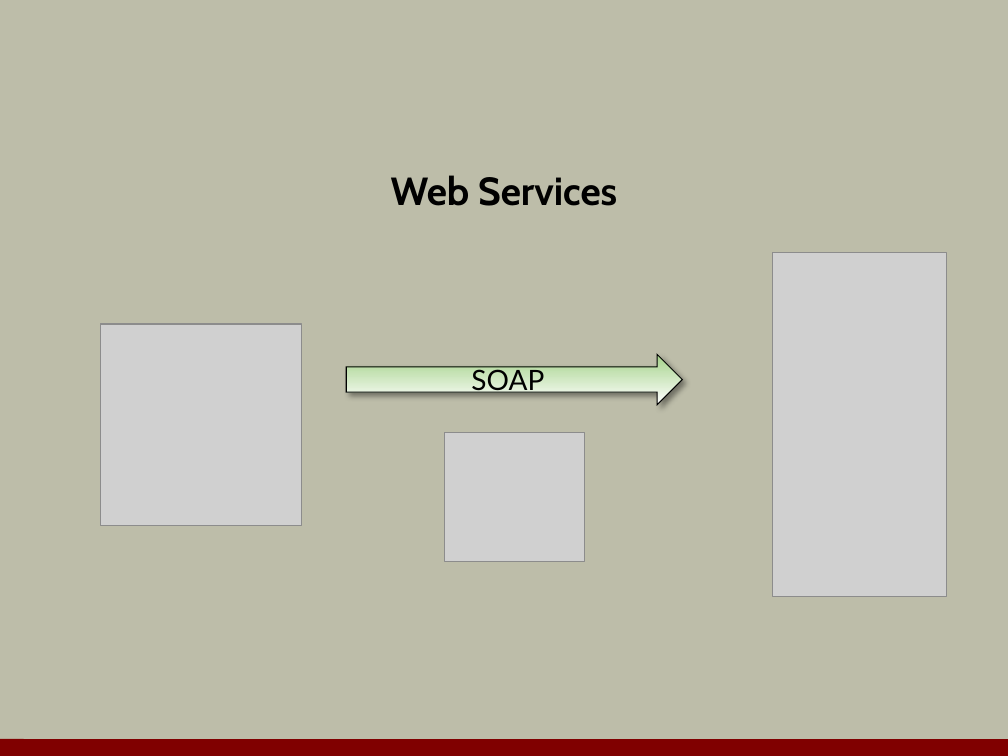
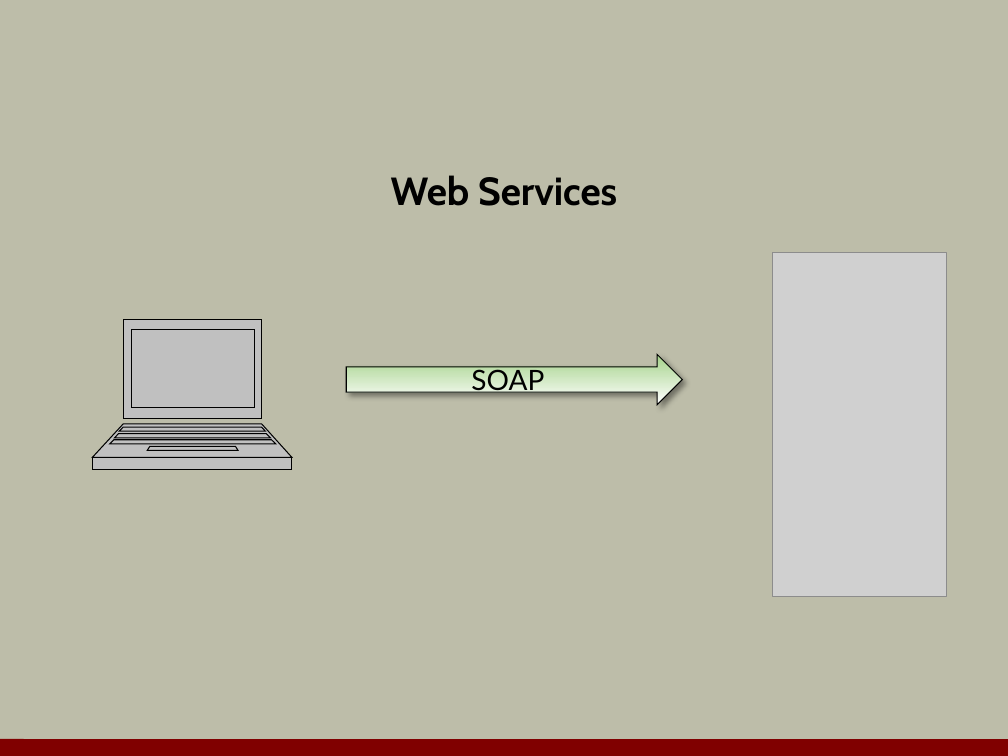
Before and after one commit to OdeToCode/classes, a slide deck: slide 2 of mvc/slides/14_webapi.pptx. Drawn at 1008x756 pixels with LibreOffice and Linux fonts; fonts in the diff are those of the drawing; grey boxes stand for pictures; background and template pictures are left out. Boxes give left, top, right and bottom in pixels: in the first picture for what was removed or moved away, otherwise in the second. Text is boxed around its words. In the diff, an @@ line names an element or a change of style, - is before the commit and + after.

```diff
--- a/mvc/slides/14_webapi.pptx
+++ b/mvc/slides/14_webapi.pptx
@@ freeform shape added at box(93, 320, 292, 470), fill #C0C0C0, outline #000000 0.75 pt @@
@@ picture removed at box(101, 324, 301, 525) @@
@@ picture removed at box(445, 432, 585, 561) @@
```
Also in this commit, not shown: 2 other slides changed, 4 other files.
